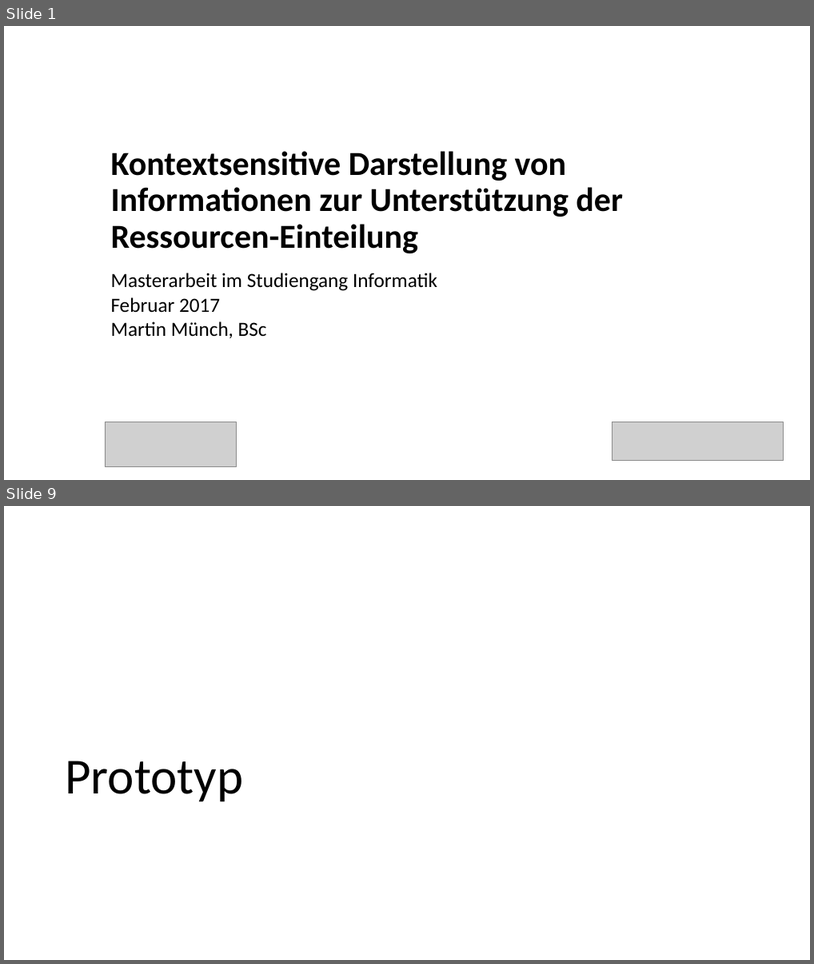
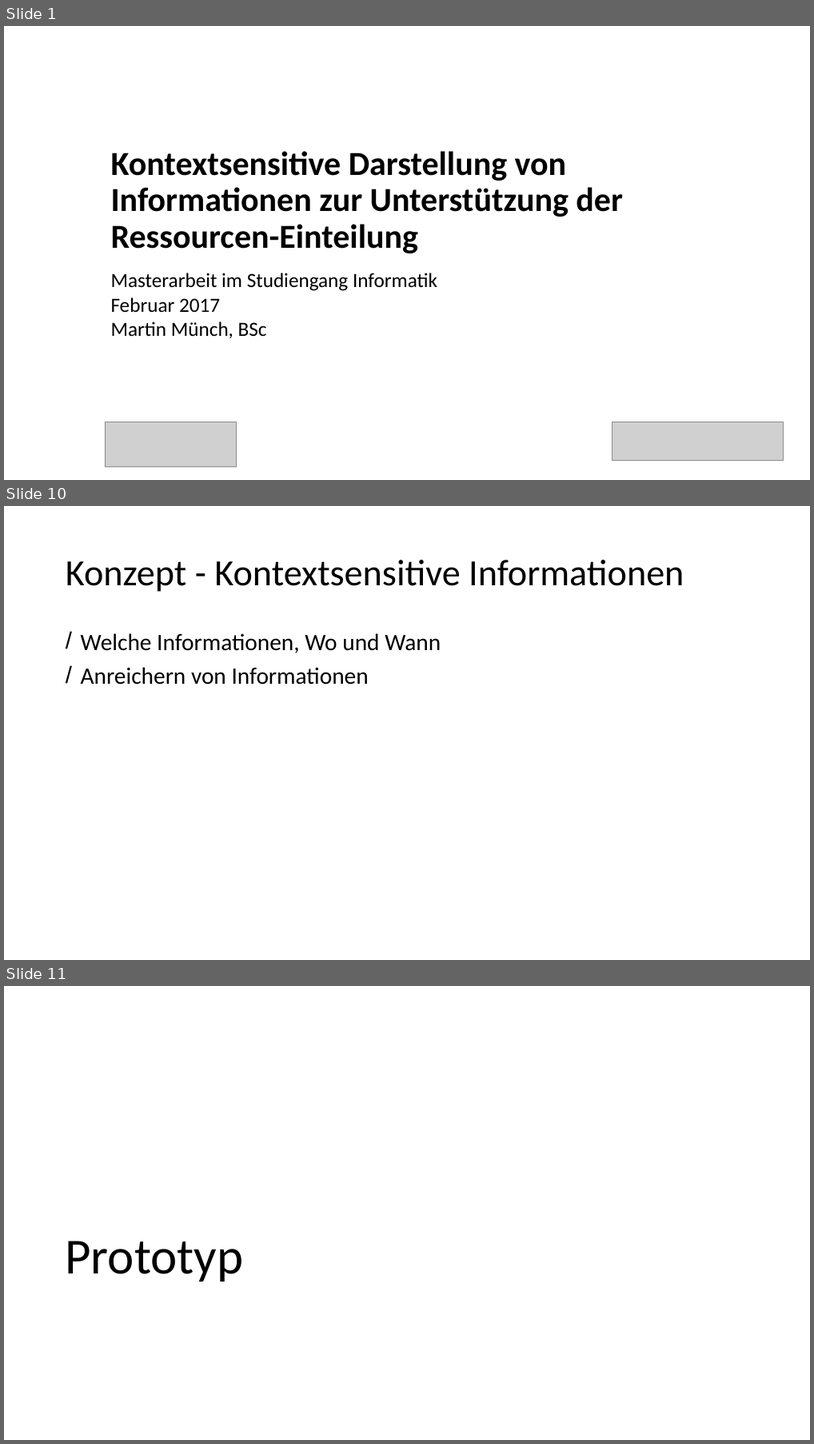
Before and after one commit to advocd/MasterThesis, a slide deck: Abgaben/Präsentation Masterarbeit/Präsentation Muench.pptx. Shown one above the other, each under a label of ours: slides 1 and 9 before the commit, slides 1, 10 and 11 after it; the slides between them are not shown. The pictures are 814x964 and 814x1444 pixels, drawn with LibreOffice and Linux fonts; fonts in the diff are those of the drawing; grey boxes stand for pictures. Boxes give left, top, right and bottom in pixels: in the first picture for what was removed or moved away, otherwise in the second. Text is boxed around its words. In the diff, an @@ line names an element or a change of style, - is before the commit and + after.

```diff
--- a/Abgaben/Präsentation Masterarbeit/Präsentation Muench.pptx
+++ b/Abgaben/Präsentation Masterarbeit/Präsentation Muench.pptx
@@ slide 10 added at (4,506,810,960), background #FFFFFF @@
@@ title added at (66,560,684,592), 44 pt, text #000000 @@
+Konzept - Kontextsensitive Informationen
@@ text added at (81,633,441,684), 28 pt, text #000000 @@
+/ Welche Informationen, Wo und Wann
+/ Anreichern von Informationen
@@ what was slide 9 is now slide 11 @@
```
Also in this commit, not shown: 8 slides changed, 4 other slides added, 1 slide removed.
